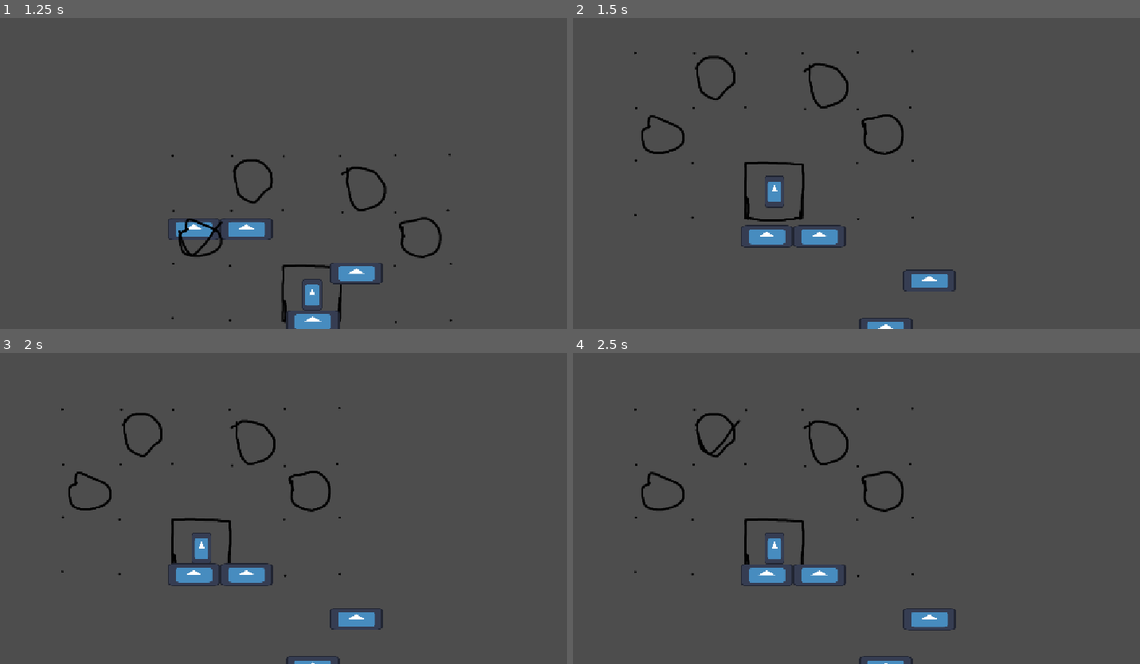
Above: before the commit, frames 1-4 (two rows, left to right).
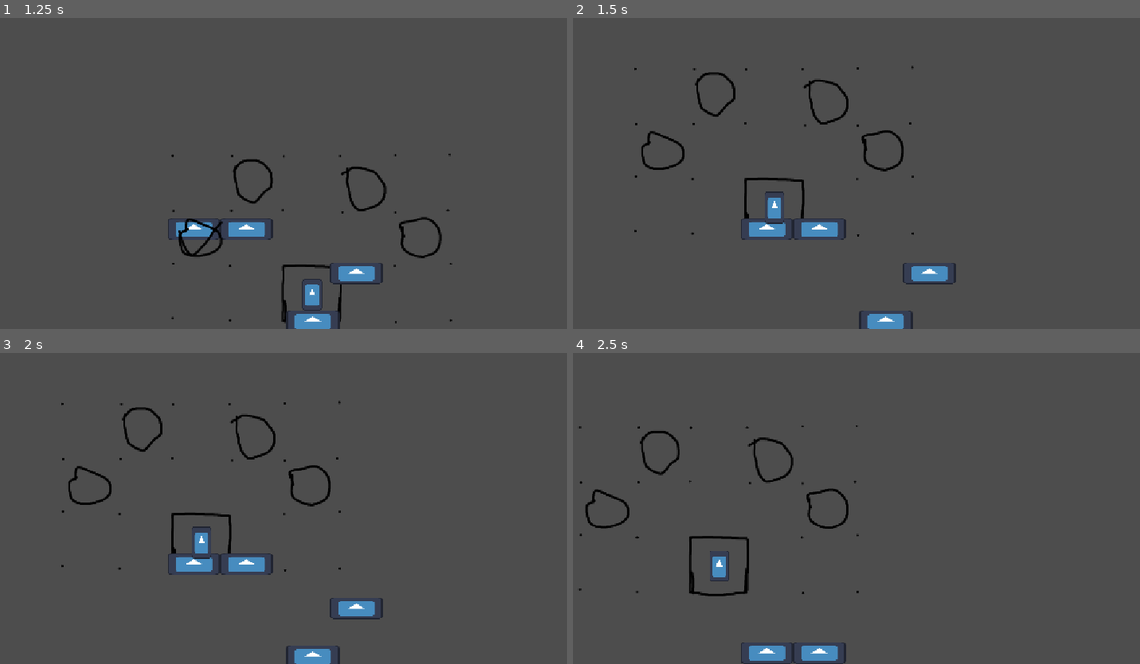
Above: after the commit, the same moments.

Repository: TheDartFrog/HorseFall
Game: Godot game, scene res://Scenes/main_node.tscn
Two runs of this game, one before a commit and one after it. Both use one fixed random seed, a clock stepped at 60 frames per second and the inputs below. The engine's default icon, where the game draws it, is replaced by a stand-in: a white triangle on a blue panel in a dark square.
Inputs (mouse positions are in pixels of both pictures, inside the frame that each line leads up to; where the layout moved, square brackets give the same spot in the first picture):
- Up to frame 1 (1.25 s): click (204, 238) at 0.5 s
- Up to frame 2 (1.5 s): click (777, 238) at 1.25 s
- Up to frame 3 (2 s): no input
- Up to frame 4 (2.5 s): click (720, 430) [720, 436] at 2 s

Frame 1 is identical in both runs. In frame 2, 3.6% of the frame differs, in the area x 10-68%, y 10-100%; in frame 3, 3.6%; in frame 4, 4.6%, in the area x 1-68%, y 17-100%.

Commit message:
lmfao it worked??

Diff:
--- a/Scripts/camera_controller.gd
+++ b/Scripts/camera_controller.gd
@@ -6,7 +6,7 @@
 var cameraSpeedMult = 0.0 ## later divided by cam speed mag
 var cameraSpeedMagnitude = 10.0
 
-var highestCameraHeight = self.position.y * -1 ## mult by -1 because why the hell is up decreasing in godot????
+var highestCameraHeight = self.global_position.y * -1 ## mult by -1 because why the hell is up decreasing in godot????
 
 func _ready():
 	playerRef = %PlayerScene
@@ -18,16 +18,16 @@
 
 
 func updateHighestHeight():
-	highestCameraHeight = self.position.y*-1
+	highestCameraHeight = self.global_position.y*-1
 
 func moveCam():
-	if playerRef.position.y*-1> highestCameraHeight+100:
-		#print("pos ", playerRef.position.y*-1)
+	if playerRef.global_position.y*-1> highestCameraHeight+100:
+		#print("pos ", playerRef.global_position.y*-1)
 		#print("camheigh ", highestCameraHeight)
-		self.position.y = playerRef.position.y+100
+		self.global_position.y = playerRef.global_position.y+100
 		print("ooooh")
 	else:
-		self.position.y = self.position.y-currentCameraSpeed
+		self.global_position.y = self.global_position.y-currentCameraSpeed
 
 func updateCameraSpeed():
 	currentCameraSpeed = currentCameraSpeed * (1 + (cameraSpeedMult/cameraSpeedMagnitude))
--- a/Scripts/playerScript.gd
+++ b/Scripts/playerScript.gd
@@ -11,11 +11,11 @@
 func goToNode(theNode: int): ## nodes 1-4
 	match theNode:
 		1:
-			self.position = $horsNode1.position
+			self.global_position = $horsNode1.global_position
 		2:
-			self.position = $horsNode2.position
+			self.global_position = $horsNode2.global_position
 		3:
-			self.position = $horsNode3.position
+			self.global_position = $horsNode3.global_position
 		4:
-			self.position = $horsNode4.position
+			self.global_position = $horsNode4.global_position
 		_: print("what")
--- a/boardScript.gd
+++ b/boardScript.gd
@@ -10,7 +10,7 @@
 var enableBtn3 = false
 var enableBtn4 = false
 
-#TODO: check if player can move to button's position
+#TODO: check if player can move to button's global_position
 
 func _physics_process(delta):
 	if playerRef == null:
